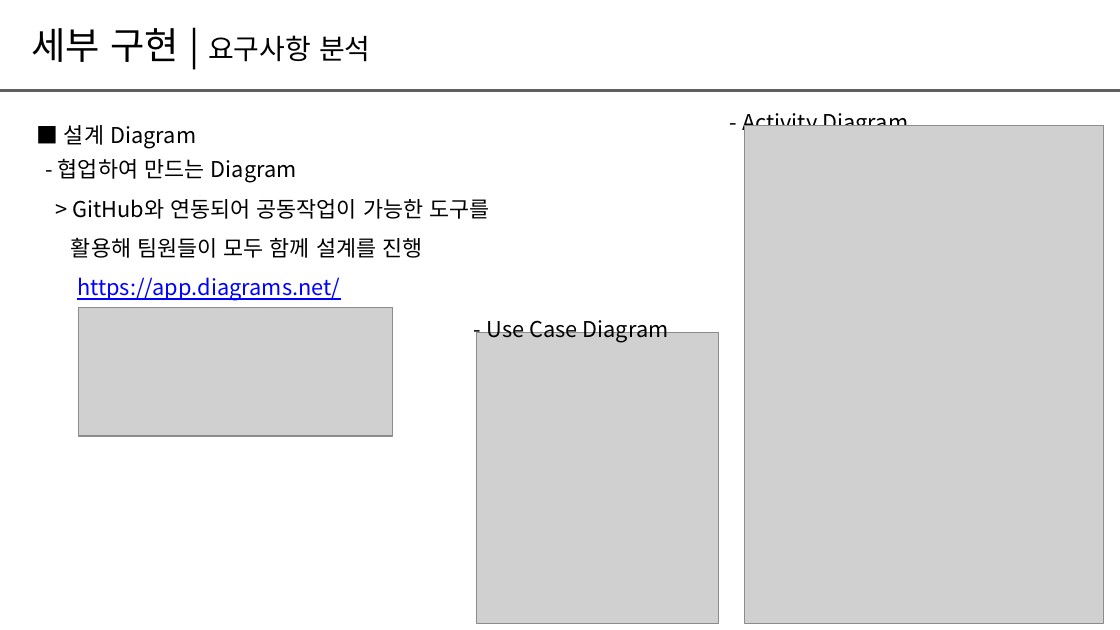
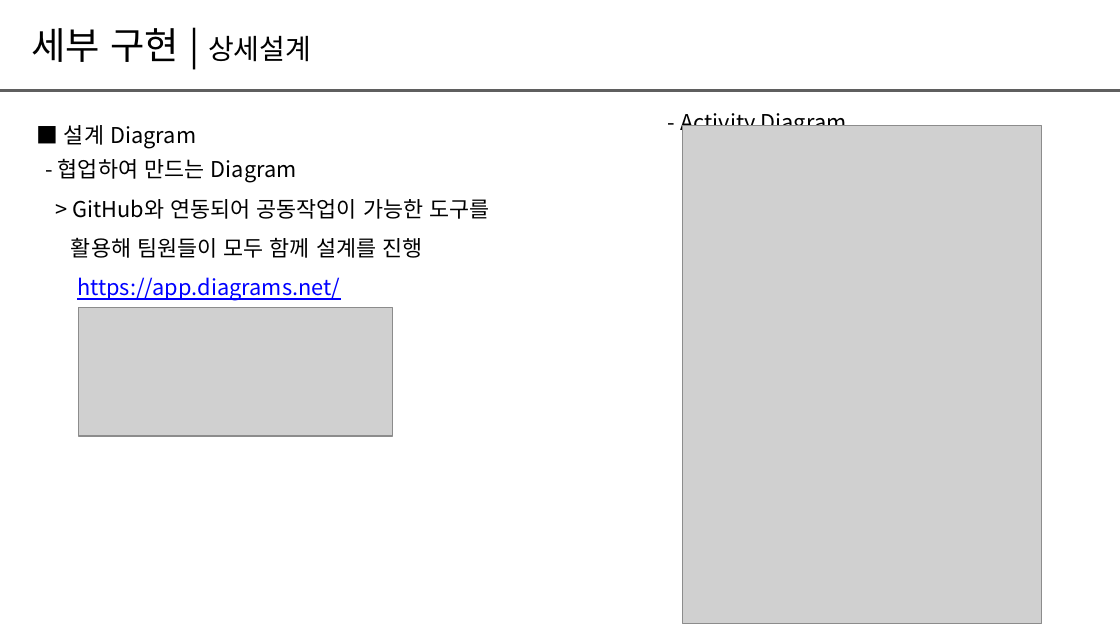
Before and after one commit to dongyub1015/Hit, a slide deck: slide 10 of Doc/CRA팀프로젝트_22년_9차_H팀_Hit.pptx (slide 6 before the commit). Drawn at 1120x630 pixels with LibreOffice and Linux fonts; fonts in the diff are those of the drawing; grey boxes stand for pictures. Boxes give left, top, right and bottom in pixels: in the first picture for what was removed or moved away, otherwise in the second. Text is boxed around its words. In the diff, an @@ line names an element or a change of style, - is before the commit and + after.

```diff
--- a/Doc/CRA팀프로젝트_22년_9차_H팀_Hit.pptx
+++ b/Doc/CRA팀프로젝트_22년_9차_H팀_Hit.pptx
@@ text at (31,28,311,62): text changed; size 18 to 24 pt @@
-세부 구현 | 요구사항 분석
+세부 구현 | 상세설계
@@ text "- Activity Diagram": place and size @@
-text "- Activity Diagram" at (742,108,908,136)
+text "- Activity Diagram" at (680,108,847,136)
@@ picture: place and size @@
-picture at (745,125,1103,623)
+picture at (683,125,1042,623)
@@ text removed at (486,315,669,343) @@
-- Use Case Diagram
@@ picture removed at (477,333,719,624) @@
```
Also in this commit, not shown: 4 other slides changed.
